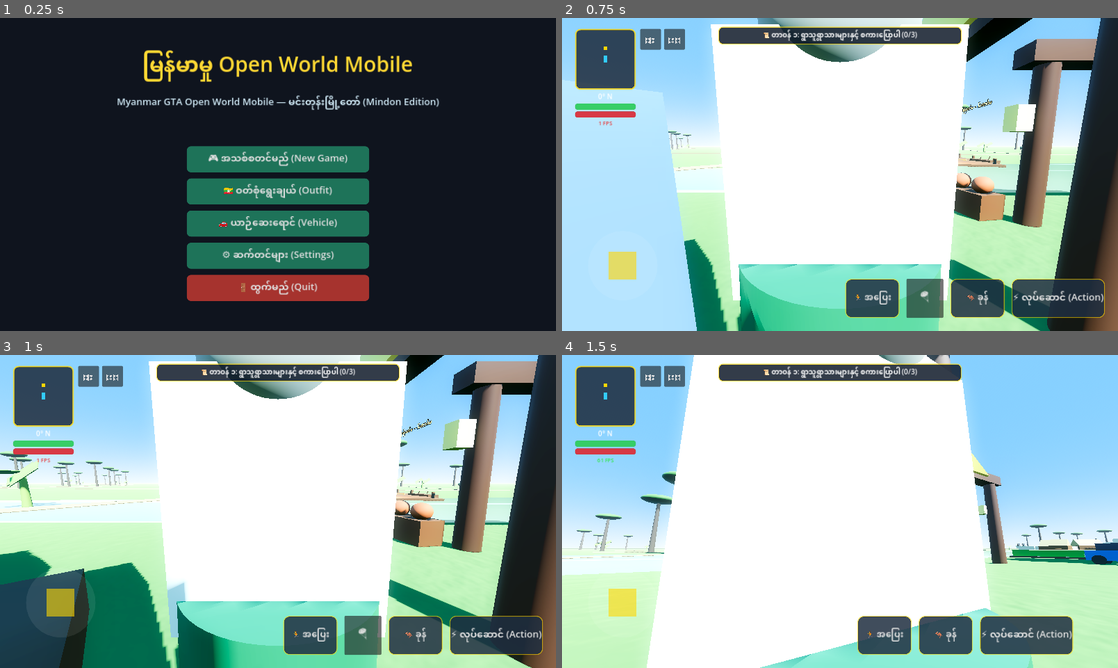
Above: before the commit, frames 1-4 (two rows, left to right).
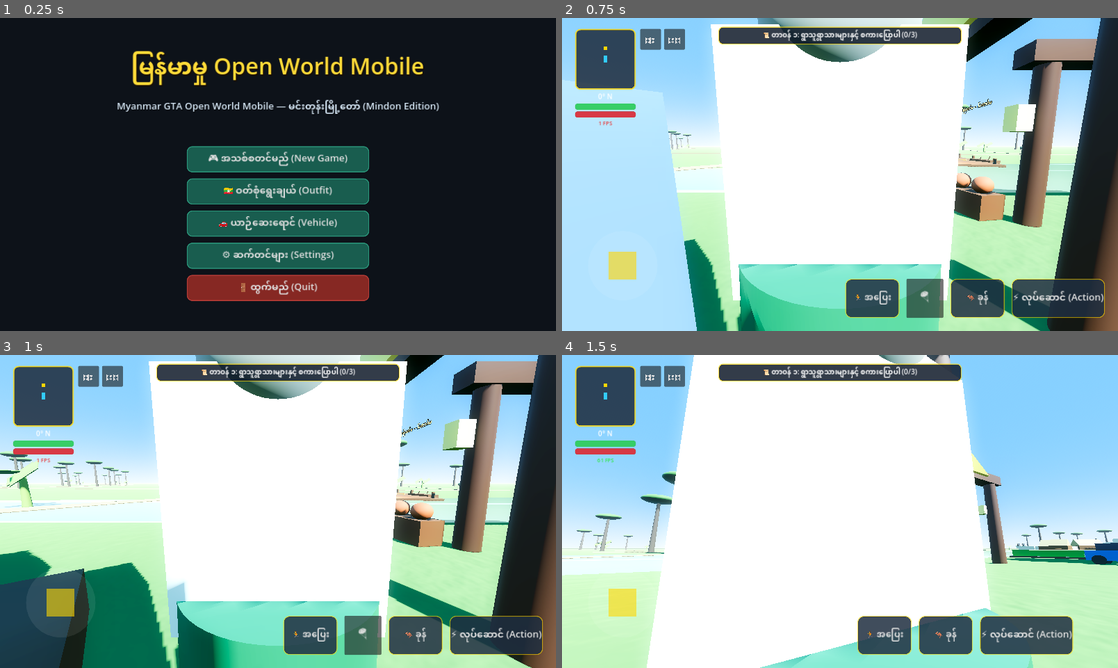
Above: after the commit, the same moments.

Repository: sudohlaingwin/gta-open-world
Game: Godot game, scene res://scenes/main_menu.tscn
Two runs of this game, one before a commit and one after it. Both use one fixed random seed, a clock stepped at 60 frames per second and the inputs below.
Inputs (mouse positions are in pixels of both pictures, inside the frame that each line leads up to):
- Up to frame 1 (0.25 s): no input
- Up to frame 2 (0.75 s): click "🎮 အသစ်စတင်မည် (New Game)" at 0.5 s
- Up to frame 3 (1 s): no input
- Up to frame 4 (1.5 s): drag from (628, 611) to (895, 442) at 1.27 s

The runs differ from the first frame. In frame 1, 6.6% of the frame differs, in the area x 21-79%, y 10-91%; in frame 2, nothing differs; in frame 3, nothing differs; in frame 4, nothing differs.

Commit message:
Slice 201: AAA mobile main menu UI theme & high-impact typography polish

Diff:
--- a/scenes/main_menu.tscn
+++ b/scenes/main_menu.tscn
@@ -6,28 +6,43 @@
 [ext_resource type="PackedScene" path="res://scenes/vehicle_customizer.tscn" id="4_vehicle_customizer"]
 
 [sub_resource type="StyleBoxFlat" id="StyleBoxFlat_bg"]
-bg_color = Color(0.06, 0.08, 0.12, 1)
+bg_color = Color(0.05, 0.07, 0.10, 1)
 
 [sub_resource type="StyleBoxFlat" id="StyleBoxFlat_btn"]
-bg_color = Color(0.12, 0.45, 0.35, 1)
-corner_radius_top_left = 10
-corner_radius_top_right = 10
-corner_radius_bottom_right = 10
-corner_radius_bottom_left = 10
+bg_color = Color(0.10, 0.38, 0.32, 0.95)
+border_width_left = 2
+border_width_top = 2
+border_width_right = 2
+border_width_bottom = 2
+border_color = Color(0.20, 0.72, 0.58, 0.8)
+corner_radius_top_left = 12
+corner_radius_top_right = 12
+corner_radius_bottom_right = 12
+corner_radius_bottom_left = 12
 
 [sub_resource type="StyleBoxFlat" id="StyleBoxFlat_btn_gold"]
-bg_color = Color(0.75, 0.58, 0.15, 1)
-corner_radius_top_left = 10
-corner_radius_top_right = 10
-corner_radius_bottom_right = 10
-corner_radius_bottom_left = 10
+bg_color = Color(0.72, 0.55, 0.12, 0.95)
+border_width_left = 2
+border_width_top = 2
+border_width_right = 2
+border_width_bottom = 2
+border_color = Color(1.0, 0.88, 0.35, 0.9)
+corner_radius_top_left = 12
+corner_radius_top_right = 12
+corner_radius_bottom_right = 12
+corner_radius_bottom_left = 12
 
 [sub_resource type="StyleBoxFlat" id="StyleBoxFlat_btn_quit"]
-bg_color = Color(0.65, 0.2, 0.18, 1)
-corner_radius_top_left = 10
-corner_radius_top_right = 10
-corner_radius_bottom_right = 10
-corner_radius_bottom_left = 10
+bg_color = Color(0.55, 0.16, 0.14, 0.95)
+border_width_left = 2
+border_width_top = 2
+border_width_right = 2
+border_width_bottom = 2
+border_color = Color(0.88, 0.28, 0.25, 0.8)
+corner_radius_top_left = 12
+corner_radius_top_right = 12
+corner_radius_bottom_right = 12
+corner_radius_bottom_left = 12
 
 [node name="MainMenu" type="Control"]
 layout_mode = 3
@@ -60,14 +75,20 @@
 
 [node name="TitleLabel" type="Label" parent="TitleBox"]
 layout_mode = 2
-theme_override_colors/font_color = Color(1, 0.85, 0.2, 1)
-theme_override_font_sizes/font_size = 48
+theme_override_colors/font_color = Color(1.0, 0.86, 0.22, 1)
+theme_override_colors/font_shadow_color = Color(0.1, 0.05, 0.0, 0.85)
+theme_override_constants/shadow_offset_x = 2
+theme_override_constants/shadow_offset_y = 3
+theme_override_font_sizes/font_size = 52
 text = "မြန်မာမှု Open World Mobile"
 horizontal_alignment = 1
 
 [node name="SubtitleLabel" type="Label" parent="TitleBox"]
 layout_mode = 2
-theme_override_colors/font_color = Color(0.8, 0.9, 0.95, 1)
+theme_override_colors/font_color = Color(0.85, 0.92, 0.98, 1)
+theme_override_colors/font_shadow_color = Color(0.0, 0.0, 0.0, 0.8)
+theme_override_constants/shadow_offset_x = 1
+theme_override_constants/shadow_offset_y = 2
 theme_override_font_sizes/font_size = 22
 text = "Myanmar GTA Open World Mobile — မင်းတုန်းမြို့တော် (Mindon Edition)"
 horizontal_alignment = 1
Not shown, changed: COLLAB.md
